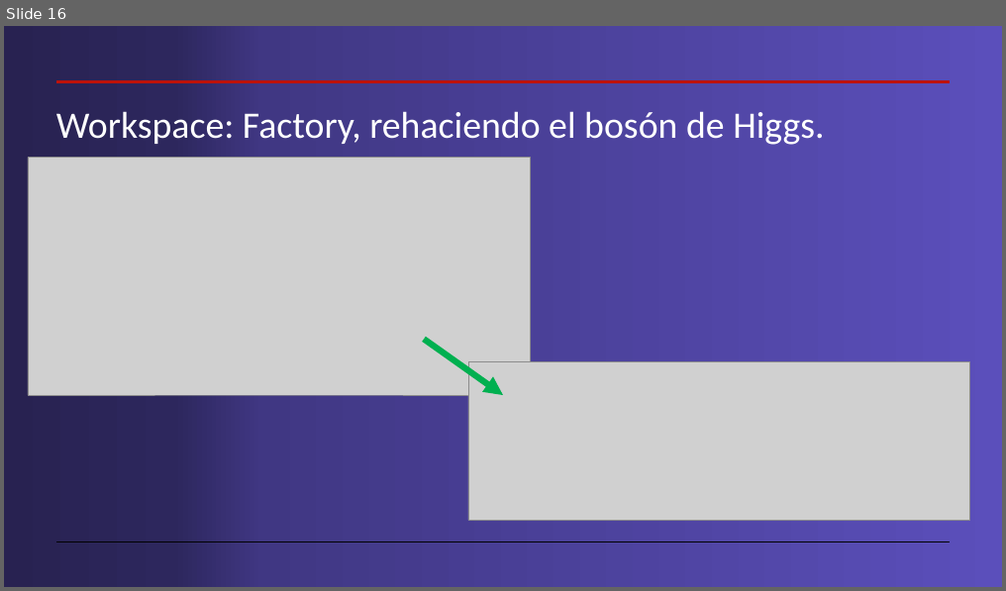
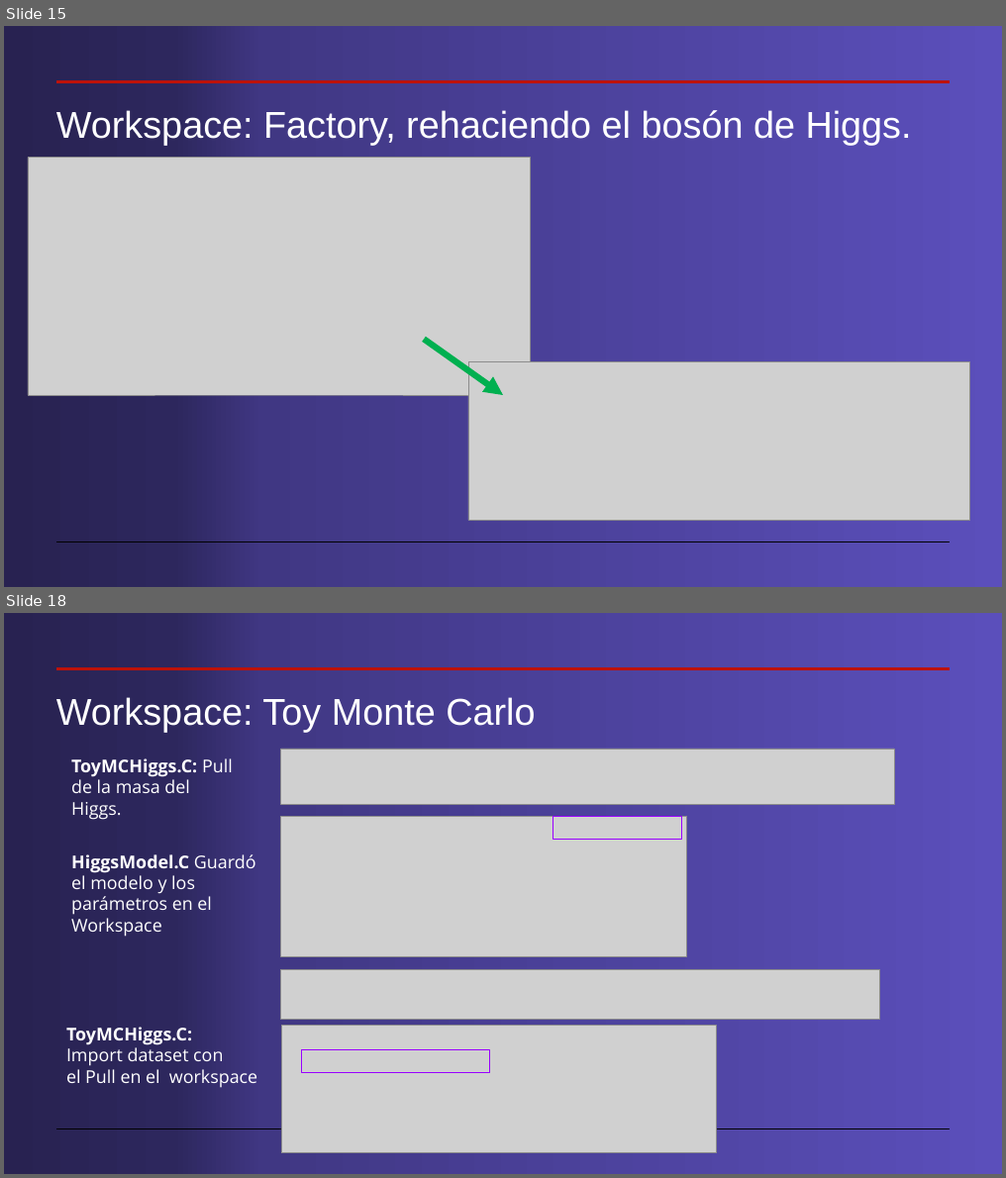
Before and after one commit to cdavidgutierrez/ProyectoFinal_CERN_ROOT, a slide deck: Workspaces en root.pptx. Shown one above the other, each under a label of ours: slide 16 before the commit, slides 15 and 18 after it; the slides between them are not shown. The pictures are 1006x591 and 1006x1178 pixels, drawn with LibreOffice and Linux fonts; fonts in the diff are those of the drawing; grey boxes stand for pictures. Boxes give left, top, right and bottom in pixels: in the first picture for what was removed or moved away, otherwise in the second. Text is boxed around its words. In the diff, an @@ line names an element or a change of style, - is before the commit and + after.

```diff
--- a/Workspaces en root.pptx
+++ b/Workspaces en root.pptx
@@ slide 18 added at (x1=4, y1=613, x2=1002, y2=1174), background gradient #5B4FBB to #403783 to #2D275D to #282251; not listed: 2 template elements that a slide beside it also shows @@
@@ title added at (x1=56, y1=697, x2=535, y2=732), 36 pt, text #FFFFFF @@
+Workspace: Toy Monte Carlo
@@ text added at (x1=71, y1=759, x2=233, y2=820), 17 pt, text #FFFFFF @@
+ToyMCHiggs.C: Pull de la masa del Higgs.
@@ picture added at (x1=281, y1=749, x2=894, y2=804) @@
@@ picture added at (x1=281, y1=817, x2=687, y2=957) @@
@@ rectangle added at (x1=552, y1=817, x2=681, y2=839), outline #9900FF 0.75 pt @@
@@ text added at (x1=71, y1=855, x2=256, y2=937), 17 pt, text #FFFFFF @@
+HiggsModel.C Guardó el modelo y los parámetros en el Workspace
@@ picture added at (x1=281, y1=970, x2=880, y2=1020) @@
@@ text added at (x1=66, y1=1027, x2=257, y2=1088), 17 pt, text #FFFFFF @@
+ToyMCHiggs.C:
+Import dataset con
+el Pull en el workspace
@@ picture added at (x1=281, y1=1026, x2=717, y2=1154) @@
@@ rectangle added at (x1=301, y1=1051, x2=489, y2=1072), outline #9900FF 0.75 pt @@
@@ what was slide 16 is now slide 15 @@
@@ slide 15 changed as well @@
@@ title "Workspace: Factory, rehaciendo el bosón ..." at (x1=56, y1=110, x2=912, y2=145): font Calibri to Arial @@
```
Also in this commit, not shown: 15 other slides changed, 9 other slides added, 6 slides removed, 4 other files.
